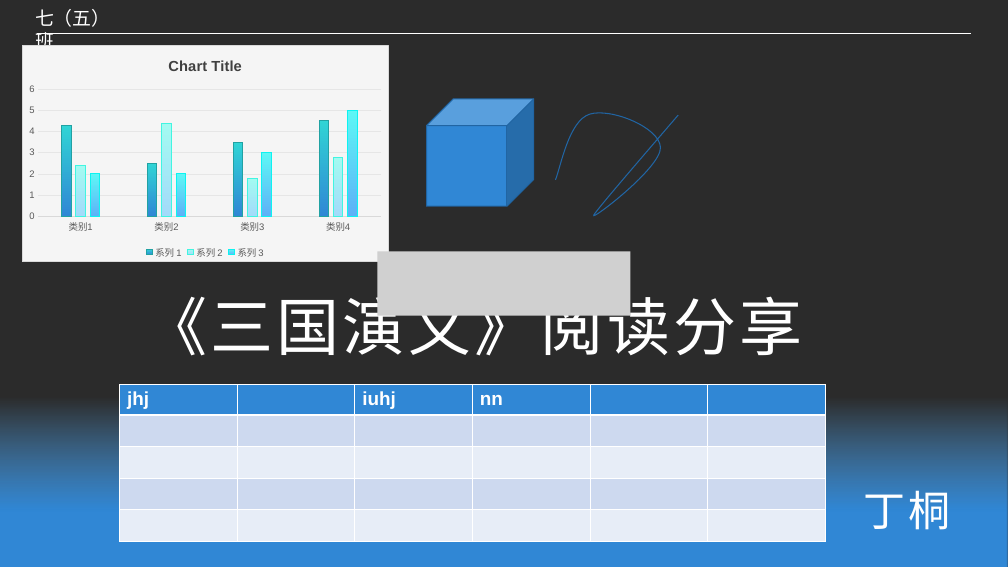
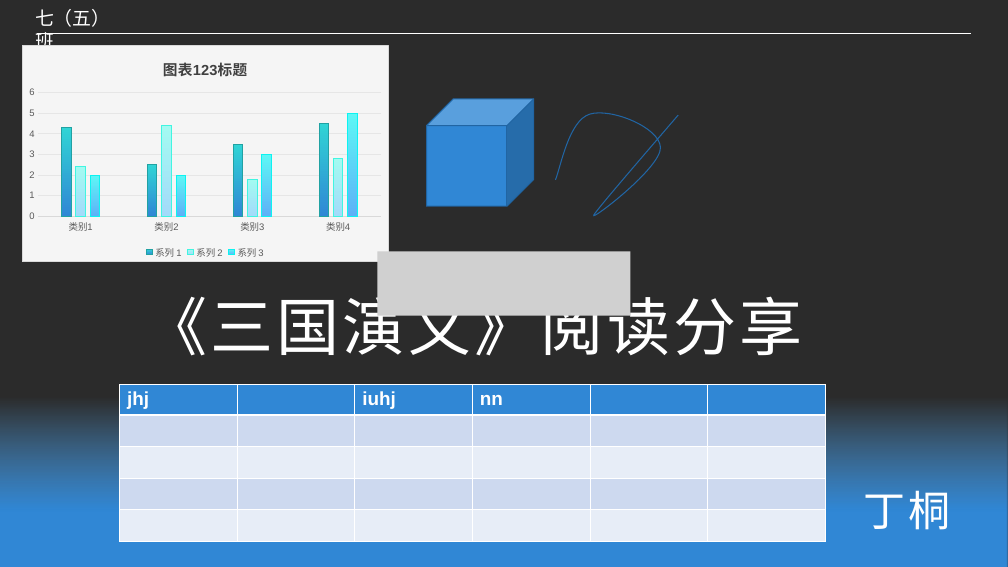
Before and after one commit to fefeding/pptx-parser, a slide deck: slide 1 of examples/3guo.pptx. Drawn at 1008x567 pixels with LibreOffice and Linux fonts; fonts in the diff are those of the drawing; grey boxes stand for pictures; background and template pictures are left out; a plain dark background stands for a picture behind light text. Boxes give left, top, right and bottom in pixels: in the first picture for what was removed or moved away, otherwise in the second. Text is boxed around its words. In the diff, an @@ line names an element or a change of style, - is before the commit and + after.

Commit message:
chart title renderer

```diff
--- a/examples/3guo.pptx
+++ b/examples/3guo.pptx
@@ column chart at [22, 45, 389, 262] @@
@@ title "图表123标题" added @@
```
Also in this commit, not shown: 4 other files.
